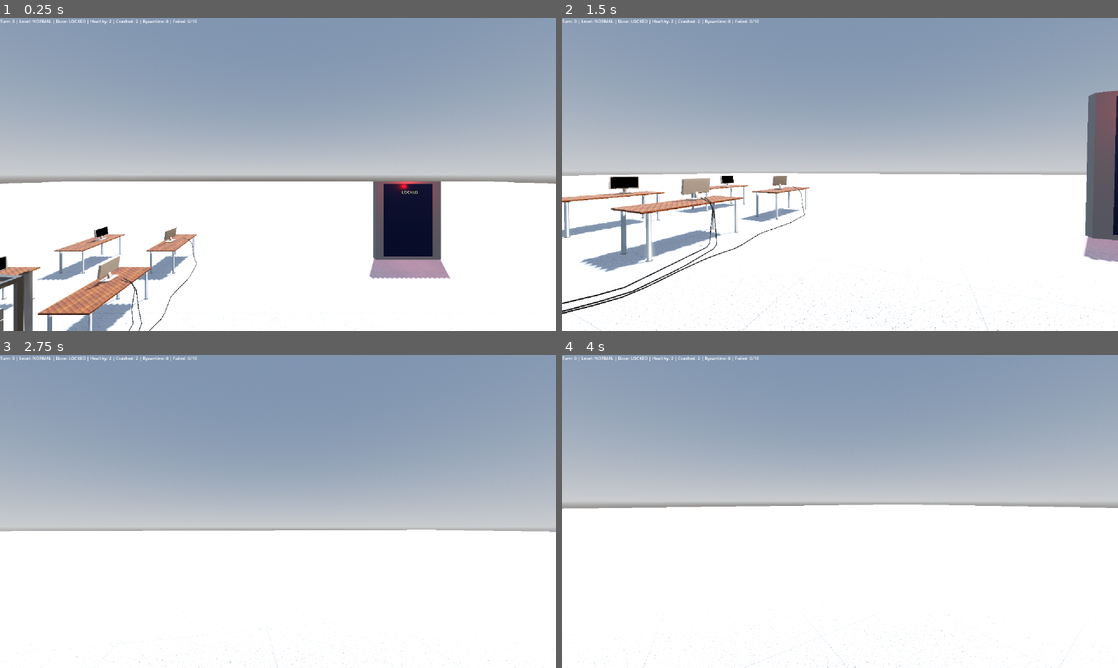
Above: before the commit, frames 1-4 (two rows, left to right).
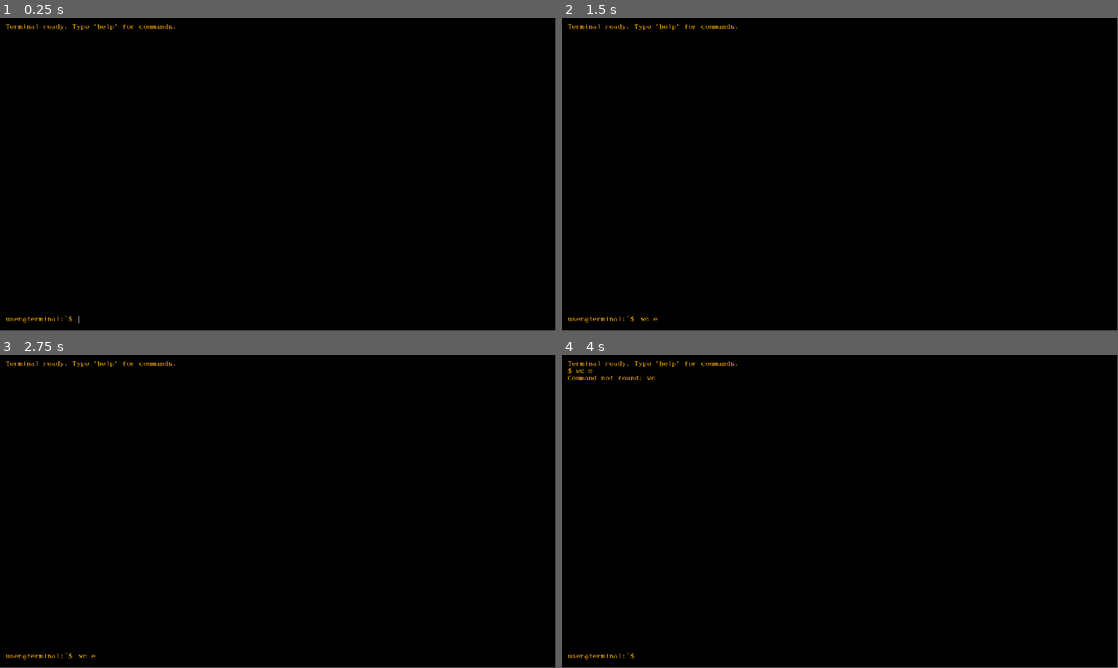
Above: after the commit, the same moments.

Repository: drabenstadtj/lamport-general-systems
Game: Godot game, scene res://scenes/terminal_interface.tscn
Same seed, same stepped clock (60 frames per second), same inputs: the game is played once before the commit and once after it. Before the commit the project starts from res://scenes/garden.tscn.
Inputs (mouse positions are in pixels of both pictures, inside the frame that each line leads up to):
- Up to frame 1 (0.25 s): no input
- Up to frame 2 (1.5 s): tap Enter at 0.5 s; move the mouse to (867, 174) at 0.52 s; hold C (crouch) 0.53-1.28 s; hold W (move_forward) from 0.53 s (still down); tap Space (jump) at 0.77 s; move the mouse to (812, 174) at 1.27 s; tap E (interact) at 1.35 s
- Up to frame 3 (2.75 s): keep holding W (move_forward); tap Space (jump) at 1.52 s; move the mouse to (289, 505) at 2.02 s; hold Shift (sprint) from 2.03 s (still down)
- Up to frame 4 (4 s): keep holding W (move_forward); tap Space (jump) at 2.75, 3.02, 3.77 s; move the mouse to (834, 517) at 2.77 s; release Shift (sprint) at 2.78 s; tap Enter at 2.85 s; move the mouse to (878, 514) at 3.52 s; tap Backspace at 3.6 s
In our replay, the window is 800x450 before the commit and 799x449 after it. These sizes can differ from the game's own. Grey fills any space a smaller window leaves; there, only what the larger window draws over its background counts as a difference.

The runs differ from the first frame. In frame 1, 100% of the frame differs, in the area x 0-100%, y 0-100%; in frame 2, 99%; in frame 3, 100%; in frame 4, 100%.

Commit message:
just goofin

Diff:
--- a/lamport-general-systems/project.godot
+++ b/lamport-general-systems/project.godot
@@ -11,7 +11,7 @@
 [application]
 
 config/name="Lamport General Systems"
-run/main_scene="uid://bvxuen1j6vry7"
+run/main_scene="uid://bcswvwub7jveh"
 config/features=PackedStringArray("4.5", "Forward Plus")
 config/icon="res://icon.svg"
 
@@ -22,8 +22,8 @@
 
 [display]
 
-window/size/viewport_width=2560
-window/size/viewport_height=1440
+window/size/viewport_width=1920
+window/size/viewport_height=1080
 
 [input]
 
--- a/lamport-general-systems/scenes/terminal_interface.gd
+++ b/lamport-general-systems/scenes/terminal_interface.gd
@@ -31,7 +31,7 @@
 
 var root_directory: FileNode
 var current_directory: FileNode
-var accept_input: bool = false
+var accept_input: bool = true
 
 @onready var output_label = $MarginContainer/VBoxContainer/OutputLabel
 @onready var input_field = $MarginContainer/VBoxContainer/InputContainer/InputField
@@ -69,15 +69,36 @@
 
 	# Add some files with content
 	var readme = FileNode.new("readme.txt", false)
-	readme.content = "Welcome to the terminal!\nThis is a test file.\nI am under the water. Please help me. 😂"
+	readme.content = "Welcome to the terminal!\nThis is a test file.\nI am under the water. Please help me."
 	user.add_child(readme)
 
 	var log_file = FileNode.new("system.log", false)
-	log_file.content = "[2024-12-12 10:23:45] System initialized\n[2024-12-12 10:23:46] Loading modules\n[2024-12-12 10:23:47] All systems operational\n[2024-12-12 10:23:48] User logged in\n[2024-12-12 10:23:49] Ready"
+
+	log_file.content = """        __.,,-------.._
+     ,'"   _      _   "`.
+    /.__, ._  -=- _"`    Y
+   (.____.-.`      ""`   j
+    VvvvvvV`.Y,.    _.,-'       ,     ,     ,
+        Y    ||,   '"\\         ,/    ,/    ./
+        |   ,'  ,     `-..,'_,'/___,'/   ,'/   ,
+   ..  ,;,,',-'"\\,'  ,  .     '     ' ""' '--,/    .. ..
+ ,'. `.`---'     `, /  , Y -=-    ,'   ,   ,. .`-..||_|| ..
+ff\\\\`. `._        /f ,'j j , ,' ,   , f ,  \\=\\ Y   || ||`||_..
+l` \\` `.`."`-..,-' j  /./ /, , / , / /l \\   \\=\\l   || `' || ||...
+ `  `   `-._ `-.,-/ ,' /`"/-/-/-/-"'''"`.`.  `'.\\--`'--..`'_`' || ,
+            "`-_,',  ,'  f    ,   /      `._    ``._     ,  `-.`'//         ,
+          ,-"'' _.,-'    l_,-'_,,'          "`-._ . "`. /|     `.'\\ ,       |
+        ,',.,-'"          \\=) ,`-.         ,    `-'._`.V |       \\ // .. . /j
+        |f\\\\               `._ )-."`.     /|         `.| |        `.`-||-\\/
+        l` \\`                 "`._   "`--' j          j' j          `-`---'
+         `  `                     "`_,-','/       ,-'"  /
+                                 ,'",__,-'       /,, ,-'
+                                 Vvv'            VVv'"""
+
 	user.add_child(log_file)
 
 	var notes = FileNode.new("notes.txt", false)
-	notes.content = "TODO:\n- Implement more commands\n- Add color themes\n- Create save system"
+	notes.content = "TODO:\n- Implement more commands\n- Add color themes\n"
 	documents.add_child(notes)
 
 	current_directory = user
@@ -186,7 +207,7 @@
 		print_to_terminal("cd: missing directory argument")
 		return
 
-	var target_name = args[0]
+	var target_name = args[0].trim_suffix("/")  # Add this line to strip trailing /
 
 	# Handle going back
 	if target_name == "..":
--- a/lamport-general-systems/themes/terminal_interface_theme.tres
+++ b/lamport-general-systems/themes/terminal_interface_theme.tres
@@ -76,12 +76,13 @@
 
 [resource]
 default_font = ExtResource("1_351tr")
+Label/colors/font_color = Color(1, 0.6901961, 0, 1)
 Label/font_sizes/font_size = 24
 Label/fonts/font = ExtResource("1_351tr")
 LineEdit/colors/caret_color = Color(0.95, 0.95, 0.95, 1)
 LineEdit/colors/clear_button_color = Color(0.875, 0.875, 0.875, 1)
 LineEdit/colors/clear_button_color_pressed = Color(1, 1, 1, 1)
-LineEdit/colors/font_color = Color(0.875, 0.875, 0.875, 1)
+LineEdit/colors/font_color = Color(1, 0.6901961, 0, 1)
 LineEdit/colors/font_outline_color = Color(0, 0, 0, 1)
 LineEdit/colors/font_placeholder_color = Color(0.875, 0.875, 0.875, 0.6)
 LineEdit/colors/font_selected_color = Color(1, 1, 1, 1)
@@ -96,7 +97,7 @@
 LineEdit/styles/focus = SubResource("StyleBoxFlat_hxhhp")
 LineEdit/styles/normal = SubResource("StyleBoxFlat_hvq3v")
 LineEdit/styles/read_only = SubResource("StyleBoxFlat_hw21x")
-RichTextLabel/colors/default_color = Color(1, 1, 1, 1)
+RichTextLabel/colors/default_color = Color(1, 0.6901961, 0, 1)
 RichTextLabel/colors/font_outline_color = Color(0, 0, 0, 1)
 RichTextLabel/colors/font_selected_color = Color(0, 0, 0, 0)
 RichTextLabel/colors/font_shadow_color = Color(0, 0, 0, 0)
Not shown, changed: lamport-general-systems/export_presets.cfg
